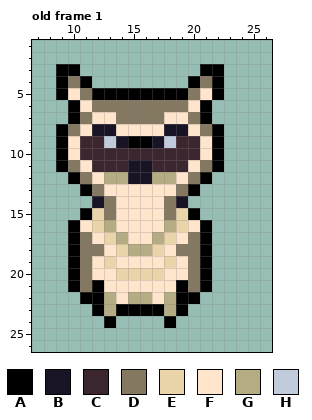
Pixel-art file: Assets/SpriteCharacters/oliver_owl/oliver_owl.aseprite. Above is the file before it was changed.
32x32 pixels, 18 frames. Shown: old frame 1: x 7..26, y 1..26. The commit also changed other frames, which this record leaves out.
Visible layers, top first: "body", "wings".
Palette (. is transparent): A #000000  B #181425  C #3b262f  D #857861  E #ead4aa  F #ffe5cc  G #b5ac84  H #c0cbdc
Pixels before, old frame 1, first column x 9:
 3 AA..........AA
 4 ADA........ADA
 5 AFDAAAAAAAADFA
 6 .AFDDDDDDDDFA.
 7 .ADFFDDDDFFDA.
 8 ADFBBFFFFBBFDA
 9 AFCCHBAABHCCFA
10 AFCCCCCCCCCCFA
11 ADFCCCBBCCCFDA
12 .ADFGGBBGGFDA.
13 ..ADFFFFFFDA..
14 ...BDFFFFDB...
15 ..AEDFFFFDEA..
16 .AFEGFFFFGEFA.
17 .ADFEGFFGEFDA.
18 .ADDFEGGEFDDA.
19 .ADFEFFFFEFDA.
20 .ADFFEEEEFFDA.
21 .ADAFFFFFFADA.
22 ..AAGFGGFGAA..
23 ...AGAAAAGA...
24 ....A....A....
Now the later version:
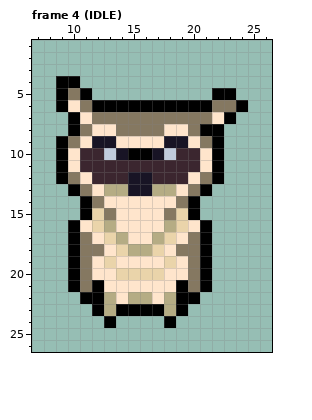
A new or re-ordered frame is compared with the old frame closest to it.
Message: added idle state of owl
Change:
frames 18 -> 23
Frame 4 (IDLE) is new; against old frame 1, layer "body":
There is now colour A in row 5 at x 23; in row 6 at x 9 and 24; in row 7 at x 23; in row 12 at x 9 and 22; in row 13 at x 10 and 21; in row 14 at x 11 and 20.
The edit turns colour C into colour A in row 10 at x 15 to 16.
The edit turns colour D into colour A in row 4 at x 10; in row 5 at x 11; in row 6 at x 12 to 19; in row 8 at x 10 and 21.
The edit turns colour F into colour A in row 6 at x 20.
The edit turns colour C into colour B in row 9 at x 12 and 19; in row 10 at x 14 and 17.
The edit turns colour F into colour B in row 13 at x 15 to 16.
The edit turns colour H into colour B in row 9 at x 13 and 18.
The edit turns colour B into colour C in row 11 at x 15 to 16.
The edit turns colour F into colour C in row 11 at x 11 and 20; in row 12 at x 12 and 19.
The edit turns colour G into colour C in row 12 at x 13 to 14 and 17 to 18.
There is now colour D in row 6 at x 22 to 23.
The edit turns colour A into colour D in row 7 at x 21; in row 12 at x 10 and 21; in row 13 at x 11 and 20.
The edit turns colour B into colour D in row 14 at x 12 and 19.
The edit turns colour F into colour D in row 5 at x 10; in row 6 at x 11; in row 7 at x 12 to 13 and 18 to 19; in row 8 at x 11, 14 to 17 and 20; in row 9 at x 10 and 21.
There is now colour F in row 7 at x 22.
The edit turns colour A into colour F in row 6 at x 10; in row 9 at x 15 to 16.
The edit turns colour B into colour F in row 8 at x 12 to 13 and 18 to 19; in row 9 at x 14 and 17.
The edit turns colour C into colour F in row 9 at x 11 and 20.
The edit turns colour D into colour F in row 7 at x 11; in row 11 at x 10 and 21; in row 12 at x 11 and 20; in row 13 at x 12 and 19; in row 14 at x 13 and 18.
The edit turns colour F into colour G in row 13 at x 13 to 14 and 17 to 18.
The edit turns colour C into colour H in row 10 at x 13 and 18.
The author cleared colour A in row 3 at x 9 to 10 and 21 to 22; in row 4 at x 11, 20 and 22; in row 5 at x 12 to 19; in row 8 at x 9.
The author cleared colour D in row 4 at x 21; in row 5 at x 20.
The author cleared colour F in row 5 at x 21.
